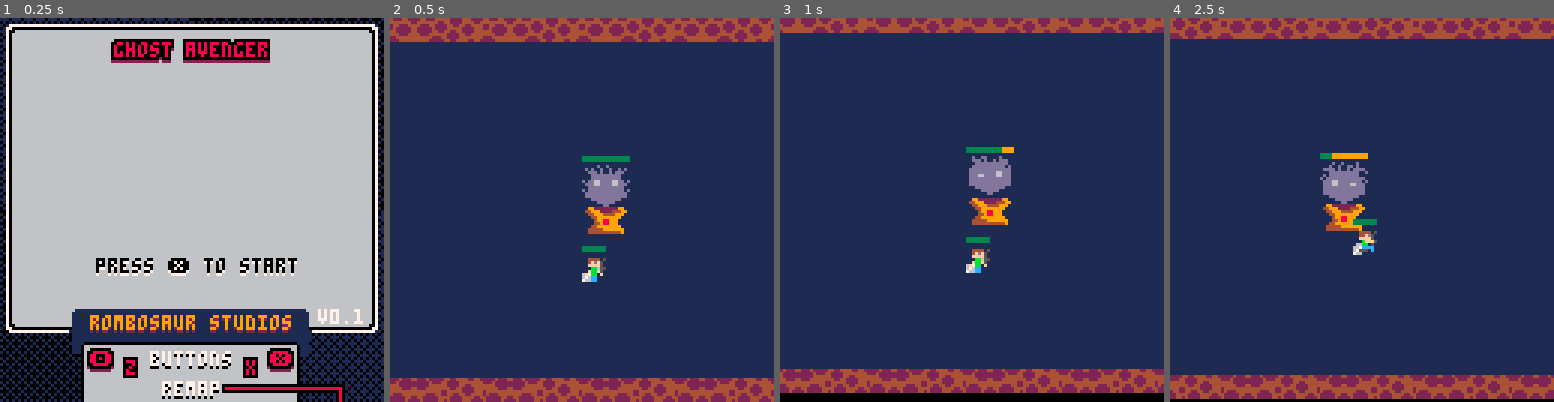
Above: before the commit, frames 1-4 (left to right).
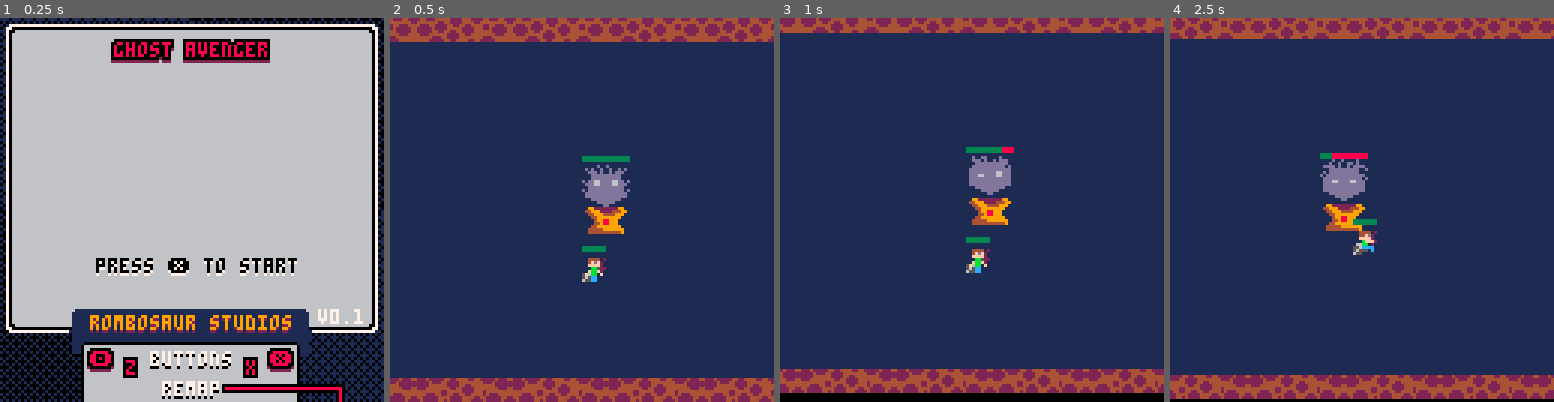
Above: after the commit, the same moments.

Repository: Rombusevil/ld44-ghost-avenger
Game: PICO-8 cartridge ld44.p8
Same seed, same stepped clock (60 frames per second), same inputs: the game is played once before the commit and once after it.
Inputs (mouse positions are in pixels of both pictures, inside the frame that each line leads up to):
- Up to frame 1 (0.25 s): no input
- Up to frame 2 (0.5 s): tap X (X key) at 0.33 s
- Up to frame 3 (1 s): click (1060, 121) at 0.67 s; tap O (Z key) at 0.7 s
- Up to frame 4 (2.5 s): tap X (X key) at 1.07, 1.85 s; click (1216, 267) at 1.22 s; hold Right 1.6-2.1 s; tap O (Z key) at 1.7, 2.1 s; click (1277, 114) at 1.77 s; hold Up 2.15-2.42 s; click (1342, 259) at 2.32 s; hold Right from 2.47 s (still down)

Frame 1 is identical in both runs. In frame 2, less than 0.1% of the frame differs, in the area x 50-57%, y 62-69%; in frame 3, 0.1%; in frame 4, 0.6%, in the area x 39-54%, y 35-62%.

Commit message:
Killable spawners. Clock powerup

Diff:
--- a/game_state.lua
+++ b/game_state.lua
@@ -2,9 +2,16 @@
     local s={}
     local updas={}
     local draws={}
+    local spawns={}
     local zmbs={}
+    local clos={}
     local shake=0
     local exp=circle_explo()
+    local zkills=0  -- zombies killed
+    local bt=0      -- bomb trigger
+    local bf=true   -- bomb fuse
+    local t=0       -- ticker
+    local ct=0      -- clock trigger
 
     function sword(x,y,h)
         local anim_obj=anim()
@@ -25,6 +32,7 @@
         local bounds_obj=bbox(8,16, 0,0,0,4)
         e:set_bounds(bounds_obj)
         --e.debugbounds=true
+        e.dmg=1
 
         function e:update()
             local xo=0
@@ -39,7 +47,14 @@
                 -- kill zombies
                 for z in all(zmbs) do
                     if collides(z,e) then
-                        z:hurt(1)
+                        z:hurt(e.dmg)
+                    end
+                end
+
+                -- kill spawners
+                for s in all(spawns) do
+                    if collides(s,e) then
+                        s:hurt(e.dmg)
                     end
                 end
             end
@@ -47,8 +62,6 @@
             e.flipx=h.flipx
             e:setx(h.x+xo)
             e:sety(h.y+yo)
-
-
         end
 
         function e:atk()
@@ -146,7 +159,7 @@
             -- Draw life bar
             local hbl=7 -- health bar length (in px)
             local hb=e.health*hbl/e.mhealth --health bar
-            rectfill(e.x,e.y-4, e.x+hbl, e.y-3, 9)
+            rectfill(e.x,e.y-4, e.x+hbl, e.y-3, 8)
             rectfill(e.x,e.y-4, e.x+hb,  e.y-3, 3)
             --
         end
@@ -198,7 +211,7 @@
             e:_draw()    -- ghost
             local hbl=15 -- health bar length (in px)
             local hb=e.health*hbl/e.mhealth --health bar
-            rectfill(x,y-2, x+hbl, y-1, 9)
+            rectfill(x,y-2, x+hbl, y-1, 8)
             rectfill(x,y-2, x+hb,  y-1, 3)
         end
 
@@ -232,6 +245,7 @@
         e.ct=5      -- cool off timer
         e.tick=0
         e.hp=3      -- hit points
+        e.fr=false  -- freezed
 
         function e:update()
             if e.hp <= 0 then
@@ -242,80 +256,99 @@
                 -- TOOD MAKE DEATH SOUND
                 exp:multiexplode(e.x,e.y)
                 if(shake==0)shake=2
+                zkills+=1
+                bt+=1
+                ct+=1
                 return
             end
 
-            local s=0.3 -- speed
-
-            -- zombie center
-            local cx=e.x+4
-            local cy=e.y+4
-            --
-            local dy=abs(cy-(h.y+4))
-            local dx=abs(cx-(h.x+4))
-            local m=max(dy,dx)  dy=dy/m  dx=dx/m
-            local hd=abs(sqrt((dy*dy)+(dx*dx)))  -- hero distance
-
-            dy=cy-(g.y+16)
-            dx=cx-(g.x+8)
-            m=max(dy,dx)  dy=dy/m  dx=dx/m
-            local gd=abs(sqrt((dy*dy)+(dx*dx)))  -- ghost distance
-
-            -- target: hero or ghost?
-            local t=h   -- target obj
-            local d=hd  -- distance to target
-            local tx=h.x+4
-            local ty=h.y+4
-            if hd > gd or (h.x< 64 and e.x > 128)then
-                t=g  d=gd
-                tx=g.x+8  ty=g.y+16
-            end
-
-            -- movement towards target
-            if(e.arr)e.tick+=0.1
-            if e.tick > e.ct then
-                e.tick=0  e.arr=false
-                e:set_anim(1) -- walk
-            end
-
-            if not self.flickerer.is_flickering then
-                if abs(e.x-tx)<=7 and abs(e.y-ty)<=7 then
-                    e.arr=true    -- arrived
-                    e:set_anim(3) -- attack
-                    t:hurt(e.dmg)
-                elseif not e.arr then
-                    -- move to target
-                    local ang=atan2(cx-tx,cy-ty)
-                    local fx=abs(cos(ang)*s)
-                    local fy=abs(sin(ang)*s)
-
-                    if tx > e.x then
-                        e:setx(e.x+fx) e.flipx=false
-                    elseif tx < e.x then
-                        e:setx(e.x-fx) e.flipx=true
-                    end
-
-                    if ty > e.y then
-                        e:sety(e.y+fy)
-                    elseif ty < e.y then
-                        e:sety(e.y-fy)
+            if not e.fr then
+                local s=0.3 -- speed
+
+                -- zombie center
+                local cx=e.x+4
+                local cy=e.y+4
+                --
+                local dy=abs(cy-(h.y+4))
+                local dx=abs(cx-(h.x+4))
+                local m=max(dy,dx)  dy=dy/m  dx=dx/m
+                local hd=abs(sqrt((dy*dy)+(dx*dx)))  -- hero distance
+
+                dy=cy-(g.y+16)
+                dx=cx-(g.x+8)
+                m=max(dy,dx)  dy=dy/m  dx=dx/m
+                local gd=abs(sqrt((dy*dy)+(dx*dx)))  -- ghost distance
+
+                -- target: hero or ghost?
+                local t=h   -- target obj
+                local d=hd  -- distance to target
+                local tx=h.x+4
+                local ty=h.y+4
+                if hd > gd or (h.x< 64 and e.x > 128)then
+                    t=g  d=gd
+                    tx=g.x+8  ty=g.y+16
+                end
+
+                -- movement towards target
+                if(e.arr)e.tick+=0.1
+                if e.tick > e.ct then
+                    e.tick=0  e.arr=false
+                    e:set_anim(1) -- walk
+                end
+
+                if not self.flickerer.is_flickering then
+                    if abs(e.x-tx)<=7 and abs(e.y-ty)<=7 then
+                        e.arr=true    -- arrived
+                        e:set_anim(3) -- attack
+                        t:hurt(e.dmg)
+                    elseif not e.arr then
+                        -- move to target
+                        local ang=atan2(cx-tx,cy-ty)
+                        local fx=abs(cos(ang)*s)
+                        local fy=abs(sin(ang)*s)
+
+                        if tx > e.x then
+                            e:setx(e.x+fx) e.flipx=false
+                        elseif tx < e.x then
+                            e:setx(e.x-fx) e.flipx=true
+                        end
+
+                        if ty > e.y then
+                            e:sety(e.y+fy)
+                        elseif ty < e.y then
+                            e:sety(e.y-fy)
+                        end
+                    else
+                        -- in cool off mode, but not close to target
+                        e:set_anim(2) -- idle
                     end
                 else
-                    -- in cool off mode, but not close to target
-                    e:set_anim(2) -- idle
-                end
-            else
-                e:set_anim(2) -- idle/confused
+                    e:set_anim(2) -- idle/confused
+                end
+            end
+        end
+
+        e._draw=e.draw
+        function e:draw()
+            e:_draw()
+            local xx = e.x+2
+            for h=1,e.hp do
+                pset(xx,e.y-2, 8)
+                xx+=2
             end
         end
 
         function e:hurt(d)
-            if not self.flickerer.is_flickering then
+            if d > 99 or not self.flickerer.is_flickering then
                 e:flicker(15)
                 e.hp-=d
             end
         end
 
+        function e:freeze(flag)
+            e.fr=flag
+        end
+
         return e
     end
 
@@ -328,40 +361,158 @@
         local e=entity(anim_obj)
         e:setpos(x,y)
         e:set_anim(1)
+
+        local bounds_obj=bbox(16,16)
+        e:set_bounds(bounds_obj)
+        -- e.debugbounds=true
 
         e.tick=0
         e.f=0       -- fuse
         e.co=fq+10  -- cool off time
-
-        local bounds_obj=bbox(16,16)
+        e.fr=false  -- freezed
+        e.health=250
+        e.mhealth=250
+
+        function e:update()
+            if e.health <=0 then
+                exp:multiexplode(e.x,e.y)
+                shake=10
+                del(updas,e)
+                del(draws,e)
+                del(spawns,e)
+            end
+
+            if not e.fr then
+                e.tick+=0.1
+                if e.tick > fq then
+                    if e.f == 0 then
+                        local z=zombie(x+8,y+8,h,g) add(updas,z) add(draws,z)
+                    end
+
+                    e.f=1
+                    if e.tick > e.co then
+                        e.tick=0
+                        e.f=0
+                    end
+                end
+            end
+        end
+
+        e._draw=e.draw
+        function e:draw()
+            e:_draw()
+
+            -- Draw life bar
+            local hbl=15 -- health bar length (in px)
+            local hb=e.health*hbl/e.mhealth --health bar
+            rectfill(e.x,e.y-3, e.x+hbl, e.y-2, 8)
+            rectfill(e.x,e.y-3, e.x+hb,  e.y-2, 3)
+            --
+        end
+
+        function e:hurt(d)
+            e:flicker(3)
+            e.health-=d
+        end
+
+        function e:freeze(flag)
+            e.fr=flag
+        end
+        return e
+    end
+
+    function bomb(x,y,h)
+        local anim_obj=anim()
+        anim_obj:add(1,1,1,1,1)
+
+        local e=entity(anim_obj)
+        e:setpos(x,y)
+        e:set_anim(1)
+        e.kill=false
+
+        local bounds_obj=bbox(8,8)
         e:set_bounds(bounds_obj)
         -- e.debugbounds=true
 
         function e:update()
-            e.tick+=0.1
-            if e.tick > fq then
-                if e.f == 0 then
-                    local z=zombie(x+8,y+8,h,g) add(updas,z) add(draws,z)
-                end
-
-                e.f=1
-                if e.tick > e.co then
-                    e.tick=0
-                    e.f=0
-                end
-            end
-        end
+            if e.kill then
+                del(updas, e)
+                del(draws, e)
+                bt=0
+                bf=true
+            end
+
+            -- if collides with hero explode
+            if collides(h,e) then
+                exp:multiexplode(e.x,e.y)
+                shake=10
+                for z in all(zmbs) do
+                    z:hurt(100)
+                end
+                e.kill=true -- defer killing to next tick
+            end
+        end
+
+        return e
+    end
+
+    function clock(x,y,h)
+        local anim_obj=anim()
+        anim_obj:add(75,1,1,1,1)
+
+        local e=entity(anim_obj)
+        e:setpos(x,y)
+        e:set_anim(1)
+
+        local bounds_obj=bbox(8,8)
+        e:set_bounds(bounds_obj)
+        e.f=true    -- fuse
+        e.t=0
+        e.expiry=200 -- expiry time/ freeze time in ticks
+
+        function e:update()
+            if not e.f then
+                e.t+=1
+                if e.t >= e.expiry then
+                    for z in all(zmbs) do
+                        z:freeze(false)
+                    end
+                    for s in all(spawns) do
+                        s:freeze(false)
+                    end
+
+                    ct=0
+                    del(updas, e)
+                    del(draws, e)
+                    del(clos, e)
+                end
+            end
+
+            if collides(h,e) and e.f then
+                e.f = false
+                shake=2
+                for z in all(zmbs) do
+                    z:freeze(true)
+                end
+                for s in all(spawns) do
+                    s:freeze(true)
+                end
+                e:flicker(e.expiry)
+            end
+        end
+
         return e
     end
 
     local g = ghost(120, 48) add(updas, g) add(draws, g)
     local h = hero(120,80,g) add(updas, h) add(draws, h)
-    local sp1 = spawner(16 ,16,h,5 ,g) add(updas, sp1) add(draws, sp1)
-    local sp2 = spawner(224,16,h,7 ,g) add(updas, sp2) add(draws, sp2)
-    local sp3 = spawner(224,96,h,11,g) add(updas, sp3) add(draws, sp3)
-    local sp4 = spawner(16 ,96,h,6 ,g) add(updas, sp4) add(draws, sp4)
+    local sp1 = spawner(16 ,16,h,5 ,g) add(updas, sp1) add(draws, sp1) add(spawns, sp1)
+    local sp2 = spawner(224,16,h,7 ,g) add(updas, sp2) add(draws, sp2) add(spawns, sp2)
+    local sp3 = spawner(224,96,h,11,g) add(updas, sp3) add(draws, sp3) add(spawns, sp3)
+    local sp4 = spawner(16 ,96,h,6 ,g) add(updas, sp4) add(draws, sp4) add(spawns, sp4)
 
     s.update=function()
+        t+=1
         local cx=0
         if(h.x > 64)cx=h.x-64
         if(h.x > 192)cx=128
@@ -371,6 +522,21 @@
 
         for u in all(updas) do
             u:update()
+        end
+
+        -- Spawn Bomb
+        if bt > 10 and bf then
+            bf = false
+            local xx=rnd(40)+100
+            local yy=rnd(40)+70
+            local b=bomb(xx,yy,h) add(updas,b) add(draws,b)
+        end
+
+        -- Spawn Freeze Clock
+        if ct > 5 and count(clos)==0 then
+            local xx=rnd(32)+192
+            local yy=rnd(40)+70
+            local c=clock(xx,yy,h) add(updas,c) add(draws,c) add(clos, c)
         end
 
         sort(draws)
--- a/ld44.p8
+++ b/ld44.p8
@@ -343,9 +343,16 @@
     local s={}
     local updas={}
     local draws={}
+    local spawns={}
     local zmbs={}
+    local clos={}
     local shake=0
     local exp=circle_explo()
+    local zkills=0
+    local bt=0
+    local bf=true
+    local t=0
+    local ct=0
     function sword(x,y,h)
         local anim_obj=anim()
         anim_obj:add(52,1,1,1,1)
@@ -361,6 +368,7 @@
         anim_obj:add(84,4,0.75,1,2,true,ad)
         local bounds_obj=bbox(8,16, 0,0,0,4)
         e:set_bounds(bounds_obj)
+        e.dmg=1
         function e:update()
             local xo=0
             local yo=0
@@ -371,7 +379,12 @@
                 yo=-3
                 for z in all(zmbs) do
                     if collides(z,e) then
-                        z:hurt(1)
+                        z:hurt(e.dmg)
+                    end
+                end
+                for s in all(spawns) do
+                    if collides(s,e) then
+                        s:hurt(e.dmg)
                     end
                 end
             end
@@ -452,7 +465,7 @@
             if(e.atk)e.swrd:draw()
             local hbl=7
             local hb=e.health*hbl/e.mhealth
-            rectfill(e.x,e.y-4, e.x+hbl, e.y-3, 9)
+            rectfill(e.x,e.y-4, e.x+hbl, e.y-3, 8)
             rectfill(e.x,e.y-4, e.x+hb,  e.y-3, 3)
         end
         function e:stop_atk()
@@ -492,12 +505,12 @@
             e:_draw()
             local hbl=15
             local hb=e.health*hbl/e.mhealth
-            rectfill(x,y-2, x+hbl, y-1, 9)
+            rectfill(x,y-2, x+hbl, y-1, 8)
             rectfill(x,y-2, x+hb,  y-1, 3)
         end
         function e:hurt(dmg)
             if not self.flickerer.is_flickering then
-                e:flicker(10)
+                e:flicker(4)
                 if(e.health>0)e.health-=dmg
             end
         end
@@ -520,6 +533,7 @@
         e.ct=5
         e.tick=0
         e.hp=3
+        e.fr=false
         function e:update()
             if e.hp <= 0 then
                 del(updas, e)
@@ -527,63 +541,80 @@
                 del(zmbs, e)
                 exp:multiexplode(e.x,e.y)
                 if(shake==0)shake=2
+                zkills+=1
+                bt+=1
+                ct+=1
                 return
             end
-            local s=0.3
-            local cx=e.x+4
-            local cy=e.y+4
-            local dy=abs(cy-(h.y+4))
-            local dx=abs(cx-(h.x+4))
-            local m=max(dy,dx)  dy=dy/m  dx=dx/m
-            local hd=abs(sqrt((dy*dy)+(dx*dx)))
-            dy=cy-(g.y+16)
-            dx=cx-(g.x+8)
-            m=max(dy,dx)  dy=dy/m  dx=dx/m
-            local gd=abs(sqrt((dy*dy)+(dx*dx)))
-            local t=h
-            local d=hd
-            local tx=h.x+4
-            local ty=h.y+4
-            if hd > gd or (h.x< 64 and e.x > 128)then
-                t=g  d=gd
-                tx=g.x+8  ty=g.y+16
-            end
-            if(e.arr)e.tick+=0.1
-            if e.tick > e.ct then
-                e.tick=0  e.arr=false
-                e:set_anim(1)
-            end
-            if not self.flickerer.is_flickering then
-                if abs(e.x-tx)<=7 and abs(e.y-ty)<=7 then
-                    e.arr=true
-                    e:set_anim(3)
-                    t:hurt(e.dmg)
-                elseif not e.arr then
-                    local ang=atan2(cx-tx,cy-ty)
-                    local fx=abs(cos(ang)*s)
-                    local fy=abs(sin(ang)*s)
-                    if tx > e.x then
-                        e:setx(e.x+fx) e.flipx=false
-                    elseif tx < e.x then
-                        e:setx(e.x-fx) e.flipx=true
-                    end
-                    if ty > e.y then
-                        e:sety(e.y+fy)
-                    elseif ty < e.y then
-                        e:sety(e.y-fy)
+            if not e.fr then
+                local s=0.3
+                local cx=e.x+4
+                local cy=e.y+4
+                local dy=abs(cy-(h.y+4))
+                local dx=abs(cx-(h.x+4))
+                local m=max(dy,dx)  dy=dy/m  dx=dx/m
+                local hd=abs(sqrt((dy*dy)+(dx*dx)))
+                dy=cy-(g.y+16)
+                dx=cx-(g.x+8)
+                m=max(dy,dx)  dy=dy/m  dx=dx/m
+                local gd=abs(sqrt((dy*dy)+(dx*dx)))
+                local t=h
+                local d=hd
+                local tx=h.x+4
+                local ty=h.y+4
+                if hd > gd or (h.x< 64 and e.x > 128)then
+                    t=g  d=gd
+                    tx=g.x+8  ty=g.y+16
+                end
+                if(e.arr)e.tick+=0.1
+                if e.tick > e.ct then
+                    e.tick=0  e.arr=false
+                    e:set_anim(1)
+                end
+                if not self.flickerer.is_flickering then
+                    if abs(e.x-tx)<=7 and abs(e.y-ty)<=7 then
+                        e.arr=true
+                        e:set_anim(3)
+                        t:hurt(e.dmg)
+                    elseif not e.arr then
+                        local ang=atan2(cx-tx,cy-ty)
+                        local fx=abs(cos(ang)*s)
+                        local fy=abs(sin(ang)*s)
+                        if tx > e.x then
+                            e:setx(e.x+fx) e.flipx=false
+                        elseif tx < e.x then
+                            e:setx(e.x-fx) e.flipx=true
+                        end
+                        if ty > e.y then
+                            e:sety(e.y+fy)
+                        elseif ty < e.y then
+                            e:sety(e.y-fy)
+                        end
+                    else
+                        e:set_anim(2)
                     end
                 else
                     e:set_anim(2)
                 end
-            else
-                e:set_anim(2)
+            end
+        end
+        e._draw=e.draw
+        function e:draw()
+            e:_draw()
+            local xx = e.x+2
+            for h=1,e.hp do
+                pset(xx,e.y-2, 8)
+                xx+=2
             end
         end
         function e:hurt(d)
-            if not self.flickerer.is_flickering then
+            if d > 99 or not self.flickerer.is_flickering then
                 e:flicker(15)
                 e.hp-=d
             end
+        end
+        function e:freeze(flag)
+            e.fr=flag
         end
         return e
     end
@@ -593,33 +624,129 @@
         local e=entity(anim_obj)
         e:setpos(x,y)
         e:set_anim(1)
+        local bounds_obj=bbox(16,16)
+        e:set_bounds(bounds_obj)
         e.tick=0
         e.f=0
         e.co=fq+10
-        local bounds_obj=bbox(16,16)
+        e.fr=false
+        e.health=250
+        e.mhealth=250
+        function e:update()
+            if e.health <=0 then
+                exp:multiexplode(e.x,e.y)
+                shake=10
+                del(updas,e)
+                del(draws,e)
+                del(spawns,e)
+            end
+            if not e.fr then
+                e.tick+=0.1
+                if e.tick > fq then
+                    if e.f == 0 then
+                        local z=zombie(x+8,y+8,h,g) add(updas,z) add(draws,z)
+                    end
+                    e.f=1
+                    if e.tick > e.co then
+                        e.tick=0
+                        e.f=0
+                    end
+                end
+            end
+        end
+        e._draw=e.draw
+        function e:draw()
+            e:_draw()
+            local hbl=15
+            local hb=e.health*hbl/e.mhealth
+            rectfill(e.x,e.y-3, e.x+hbl, e.y-2, 8)
+            rectfill(e.x,e.y-3, e.x+hb,  e.y-2, 3)
+        end
+        function e:hurt(d)
+            e:flicker(3)
+            e.health-=d
+        end
+        function e:freeze(flag)
+            e.fr=flag
+        end
+        return e
+    end
+    function bomb(x,y,h)
+        local anim_obj=anim()
+        anim_obj:add(1,1,1,1,1)
+        local e=entity(anim_obj)
+        e:setpos(x,y)
+        e:set_anim(1)
+        e.kill=false
+        local bounds_obj=bbox(8,8)
         e:set_bounds(bounds_obj)
         function e:update()
-            e.tick+=0.1
-            if e.tick > fq then
-                if e.f == 0 then
-                    local z=zombie(x+8,y+8,h,g) add(updas,z) add(draws,z)
-                end
-                e.f=1
-                if e.tick > e.co then
-                    e.tick=0
-                    e.f=0
-                end
+            if e.kill then
+                del(updas, e)
+                del(draws, e)
+                bt=0
+                bf=true
+            end
+            if collides(h,e) then
+                exp:multiexplode(e.x,e.y)
+                shake=10
+                for z in all(zmbs) do
+                    z:hurt(100)
+                end
+                e.kill=true
+            end
+        end
+        return e
+    end
+    function clock(x,y,h)
+        local anim_obj=anim()
+        anim_obj:add(75,1,1,1,1)
+        local e=entity(anim_obj)
+        e:setpos(x,y)
+        e:set_anim(1)
+        local bounds_obj=bbox(8,8)
+        e:set_bounds(bounds_obj)
+        e.f=true
+        e.t=0
+        e.expiry=200
+        function e:update()
+            if not e.f then
+                e.t+=1
+                if e.t >= e.expiry then
+                    for z in all(zmbs) do
+                        z:freeze(false)
+                    end
+                    for s in all(spawns) do
+                        s:freeze(false)
+                    end
+                    ct=0
+                    del(updas, e)
+                    del(draws, e)
+                    del(clos, e)
+                end
+            end
+            if collides(h,e) and e.f then
+                e.f = false
+                shake=2
+                for z in all(zmbs) do
+                    z:freeze(true)
+                end
+                for s in all(spawns) do
+                    s:freeze(true)
+                end
+                e:flicker(e.expiry)
             end
         end
         return e
     end
     local g = ghost(120, 48) add(updas, g) add(draws, g)
     local h = hero(120,80,g) add(updas, h) add(draws, h)
-    local sp1 = spawner(16 ,16,h,5 ,g) add(updas, sp1) add(draws, sp1)
-    local sp2 = spawner(224,16,h,7 ,g) add(updas, sp2) add(draws, sp2)
-    local sp3 = spawner(224,96,h,11,g) add(updas, sp3) add(draws, sp3)
-    local sp4 = spawner(16 ,96,h,6 ,g) add(updas, sp4) add(draws, sp4)
+    local sp1 = spawner(16 ,16,h,5 ,g) add(updas, sp1) add(draws, sp1) add(spawns, sp1)
+    local sp2 = spawner(224,16,h,7 ,g) add(updas, sp2) add(draws, sp2) add(spawns, sp2)
+    local sp3 = spawner(224,96,h,11,g) add(updas, sp3) add(draws, sp3) add(spawns, sp3)
+    local sp4 = spawner(16 ,96,h,6 ,g) add(updas, sp4) add(draws, sp4) add(spawns, sp4)
     s.update=function()
+        t+=1
         local cx=0
         if(h.x > 64)cx=h.x-64
         if(h.x > 192)cx=128
@@ -628,6 +755,17 @@
         exp:update()
         for u in all(updas) do
             u:update()
+        end
+        if bt > 10 and bf then
+            bf = false
+            local xx=rnd(40)+100
+            local yy=rnd(40)+70
+            local b=bomb(xx,yy,h) add(updas,b) add(draws,b)
+        end
+        if ct > 5 and count(clos)==0 then
+            local xx=rnd(32)+192
+            local yy=rnd(40)+70
+            local c=clock(xx,yy,h) add(updas,c) add(draws,c) add(clos, c)
         end
         sort(draws)
     end
Not shown, changed: 35 lines of the sprite sheet (__gfx__) section of ld44.p8
Not shown, changed: sheet.png
